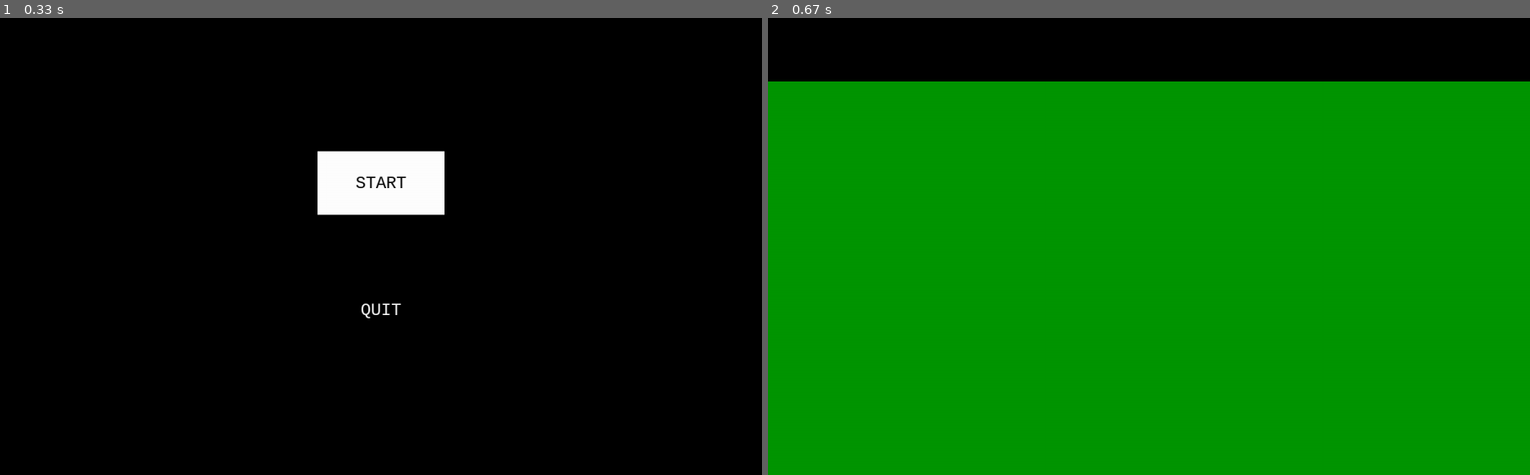
Above: before the commit, frames 1-2 (left to right).
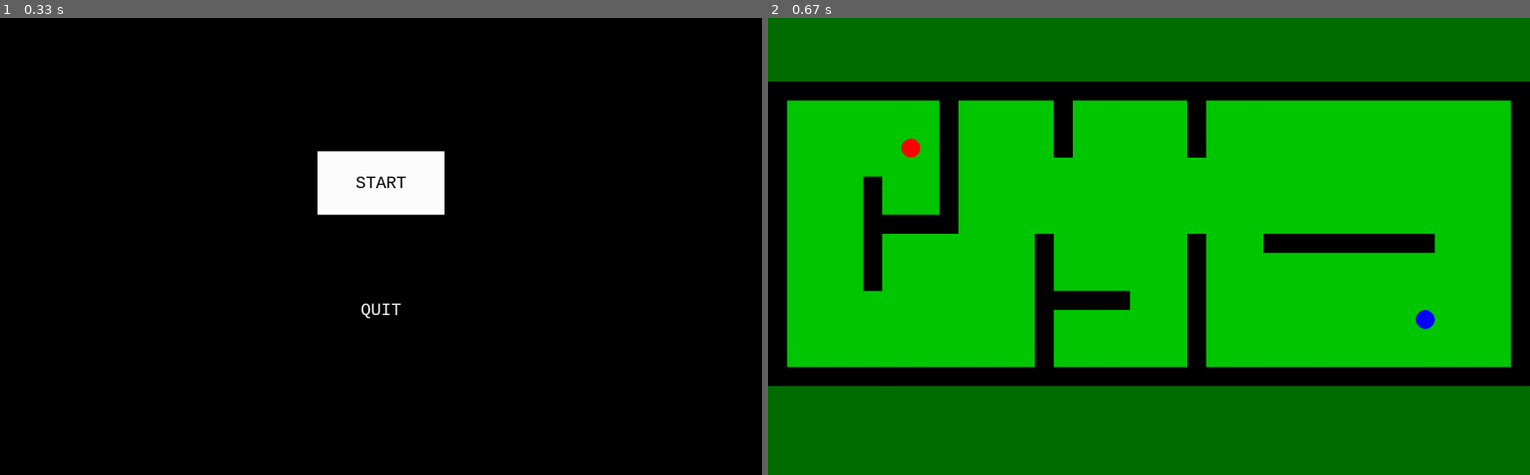
Above: after the commit, the same moments.

Repository: quantm0201/hero-io-pygame
Game: pygame game, started from main.py
Two runs of this game, one before a commit and one after it. Both use one fixed random seed, a clock stepped at 60 frames per second and the inputs below.
Inputs:
- Up to frame 1 (0.33 s): no input
- Up to frame 2 (0.67 s): tap Enter at 0.33 s

Frame 1 is identical in both runs. In frame 2, 100% of the frame differs, in the area x 0-100%, y 0-100%.

Commit message:
add Map, Hero

Diff:
--- a/Config.py
+++ b/Config.py
@@ -1,13 +1,38 @@
-WITDH = 1200
+# Resolution
+WIDTH = 1200
 HEIGHT = 720
 
+# Color
 RED = (255, 0, 0)
 BLUE = (0, 0, 255)
-GREEN = (0, 255, 0)
-DARK_GREEN = (0, 150, 0)
+GREEN = (0, 200, 0)
+DARK_GREEN = (0, 110, 0)
 WHITE = (255, 255, 255)
 BLACK = (0, 0, 0)
 
+# Game Command
 START_GAME = 0
 QUIT = 1
-PAUSE = 2
+
+# Map
+MAP_1 = [[1, 1, 1, 1, 1, 1, 1, 1, 1, 1, 1, 1, 1, 1, 1, 1, 1, 1, 1, 1, 1, 1, 1, 1, 1, 1, 1, 1, 1, 1, 1, 1, 1, 1, 1, 1, 1, 1, 1, 1],
+[1, 0, 0, 0, 0, 0, 0, 0, 0, 1, 0, 0, 0, 0, 0, 1, 0, 0, 0, 0, 0, 0, 1, 0, 0, 0, 0, 0, 0, 0, 0, 0, 0, 0, 0, 0, 0, 0, 0, 1],
+[1, 0, 0, 0, 0, 0, 0, 0, 0, 1, 0, 0, 0, 0, 0, 1, 0, 0, 0, 0, 0, 0, 1, 0, 0, 0, 0, 0, 0, 0, 0, 0, 0, 0, 0, 0, 0, 0, 0, 1],
+[1, 0, 0, 0, 0, 0, 0, 2, 0, 1, 0, 0, 0, 0, 0, 1, 0, 0, 0, 0, 0, 0, 1, 0, 0, 0, 0, 0, 0, 0, 0, 0, 0, 0, 0, 0, 0, 0, 0, 1],
+[1, 0, 0, 0, 0, 0, 0, 0, 0, 1, 0, 0, 0, 0, 0, 0, 0, 0, 0, 0, 0, 0, 0, 0, 0, 0, 0, 0, 0, 0, 0, 0, 0, 0, 0, 0, 0, 0, 0, 1],
+[1, 0, 0, 0, 0, 1, 0, 0, 0, 1, 0, 0, 0, 0, 0, 0, 0, 0, 0, 0, 0, 0, 0, 0, 0, 0, 0, 0, 0, 0, 0, 0, 0, 0, 0, 0, 0, 0, 0, 1],
+[1, 0, 0, 0, 0, 1, 0, 0, 0, 1, 0, 0, 0, 0, 0, 0, 0, 0, 0, 0, 0, 0, 0, 0, 0, 0, 0, 0, 0, 0, 0, 0, 0, 0, 0, 0, 0, 0, 0, 1],
+[1, 0, 0, 0, 0, 1, 1, 1, 1, 1, 0, 0, 0, 0, 0, 0, 0, 0, 0, 0, 0, 0, 0, 0, 0, 0, 0, 0, 0, 0, 0, 0, 0, 0, 0, 0, 0, 0, 0, 1],
+[1, 0, 0, 0, 0, 1, 0, 0, 0, 0, 0, 0, 0, 0, 1, 0, 0, 0, 0, 0, 0, 0, 1, 0, 0, 0, 1, 1, 1, 1, 1, 1, 1, 1, 1, 0, 0, 0, 0, 1],
+[1, 0, 0, 0, 0, 1, 0, 0, 0, 0, 0, 0, 0, 0, 1, 0, 0, 0, 0, 0, 0, 0, 1, 0, 0, 0, 0, 0, 0, 0, 0, 0, 0, 0, 0, 0, 0, 0, 0, 1],
+[1, 0, 0, 0, 0, 1, 0, 0, 0, 0, 0, 0, 0, 0, 1, 0, 0, 0, 0, 0, 0, 0, 1, 0, 0, 0, 0, 0, 0, 0, 0, 0, 0, 0, 0, 0, 0, 0, 0, 1],
+[1, 0, 0, 0, 0, 0, 0, 0, 0, 0, 0, 0, 0, 0, 1, 1, 1, 1, 1, 0, 0, 0, 1, 0, 0, 0, 0, 0, 0, 0, 0, 0, 0, 0, 0, 0, 0, 0, 0, 1],
+[1, 0, 0, 0, 0, 0, 0, 0, 0, 0, 0, 0, 0, 0, 1, 0, 0, 0, 0, 0, 0, 0, 1, 0, 0, 0, 0, 0, 0, 0, 0, 0, 0, 0, 3, 0, 0, 0, 0, 1],
+[1, 0, 0, 0, 0, 0, 0, 0, 0, 0, 0, 0, 0, 0, 1, 0, 0, 0, 0, 0, 0, 0, 1, 0, 0, 0, 0, 0, 0, 0, 0, 0, 0, 0, 0, 0, 0, 0, 0, 1],
+[1, 0, 0, 0, 0, 0, 0, 0, 0, 0, 0, 0, 0, 0, 1, 0, 0, 0, 0, 0, 0, 0, 1, 0, 0, 0, 0, 0, 0, 0, 0, 0, 0, 0, 0, 0, 0, 0, 0, 1],
+[1, 1, 1, 1, 1, 1, 1, 1, 1, 1, 1, 1, 1, 1, 1, 1, 1, 1, 1, 1, 1, 1, 1, 1, 1, 1, 1, 1, 1, 1, 1, 1, 1, 1, 1, 1, 1, 1, 1, 1]]
+
+BLOCK_SIZE = BLOCK_WIDTH = BLOCK_HEIGHT = 30
+
+# Hero
+HERO_SIZE = HERO_WIDTH = HERO_HEIGHT = 30
--- a/GameScene.py
+++ b/GameScene.py
@@ -2,14 +2,22 @@
 from pygame.locals import *
 import Config as cf
 from Component import *
+from Map import Map
+from Hero import Hero
 
 class GameScene:
     def __init__(self):
-        self.surface = pygame.Surface((cf.WITDH, cf.HEIGHT - 100), SRCALPHA)
+        self.surface = pygame.Surface((cf.WIDTH, cf.HEIGHT), SRCALPHA)
         self.surface.fill(cf.DARK_GREEN)
+        self.map = Map(1)
+        self.hero1 = Hero(0, self.map.getHeroInitPos(0))
+        self.hero2 = Hero(1, self.map.getHeroInitPos(1))
 
     def draw(self, surface):
-        surface.blit(self.surface, (0, 100))
+        surface.blit(self.surface, (0, 0))
+        self.map.draw(self.surface)
+        self.hero1.draw(self.map.surface)
+        self.hero2.draw(self.map.surface)
 
     def receiveKey(self, key):
         return None
--- /dev/null
+++ b/Hero.py
@@ -0,0 +1,20 @@
+import pygame, sys
+from pygame.locals import *
+import Config as cf
+from Component import *
+
+class Hero:
+    def __init__(self, id, initPos):
+        self.id = id
+        if self.id == 0:
+            self.color = cf.RED
+        else:
+            self.color = cf.BLUE
+        self.pos = initPos
+        self.surface = pygame.Surface((cf.HERO_WIDTH, cf.HERO_HEIGHT), SRCALPHA)
+        self.surface.fill((0, 0, 0, 0))
+        self.rect_center = (cf.HERO_WIDTH//2, cf.HERO_HEIGHT//2)
+        pygame.draw.circle(self.surface, self.color, self.rect_center, cf.HERO_SIZE//2)
+
+    def draw(self, surface):
+        surface.blit(self.surface, self.pos)
--- /dev/null
+++ b/Map.py
@@ -0,0 +1,35 @@
+import pygame, sys
+from pygame.locals import *
+import Config as cf
+from Component import *
+
+class Map:
+    def __init__(self, id):
+        self.id = id
+        self.surface = pygame.Surface((cf.BLOCK_SIZE*len(cf.MAP_1[0]), cf.BLOCK_SIZE*len(cf.MAP_1)), SRCALPHA)
+        self.surface.fill(cf.GREEN)
+        self.blocks = []
+        for i in range(len(cf.MAP_1)):
+            for j in range(len(cf.MAP_1[i])):
+                if cf.MAP_1[i][j] == 1:
+                    block = Block(self.surface, (cf.BLOCK_SIZE*j, cf.BLOCK_SIZE*i))
+                    self.blocks.append(block)
+
+    def draw(self, surface):
+        surface.blit(self.surface, (0, 100))
+
+    def getHeroInitPos(self, heroId):
+        for i in range(len(cf.MAP_1)):
+            for j in range(len(cf.MAP_1[i])):
+                if cf.MAP_1[i][j] == heroId + 2:
+                    return cf.BLOCK_SIZE*j, cf.BLOCK_SIZE*i
+
+
+class Block:
+    def __init__(self, parent, pos):
+        self.width = self.height = cf.BLOCK_SIZE
+        self.pos = pos
+        self.surface = pygame.Surface((self.width, self.height), SRCALPHA)
+        self.surface.fill(cf.BLACK)
+        self.rect = self.surface.get_rect()
+        parent.blit(self.surface, self.pos)
--- a/MenuScene.py
+++ b/MenuScene.py
@@ -5,17 +5,17 @@
 
 class MenuScene:
     def __init__(self):
-        self.surface = pygame.Surface((cf.WITDH, cf.HEIGHT), SRCALPHA)
+        self.surface = pygame.Surface((cf.WIDTH, cf.HEIGHT), SRCALPHA)
         self.surface.fill(cf.BLACK + (110,))
 
         self.btnStart = pygame.Surface((200, 100), SRCALPHA)
         self.btnStart_rect = self.btnStart.get_rect()
-        self.btnStart_rect.center = (cf.WITDH/2, cf.HEIGHT/2 - 100)
+        self.btnStart_rect.center = (cf.WIDTH/2, cf.HEIGHT/2 - 100)
         self.statTxt = Text(self.btnStart,"START", cf.WHITE, 30)
 
         self.btnQuit = pygame.Surface((200, 100), SRCALPHA)
         self.btnQuit_rect = self.btnQuit.get_rect()
-        self.btnQuit_rect.center = (cf.WITDH/2, cf.HEIGHT/2 + 100)
+        self.btnQuit_rect.center = (cf.WIDTH/2, cf.HEIGHT/2 + 100)
         self.quitTxt = Text(self.btnQuit, "QUIT", cf.WHITE, 30)
 
         self.select = cf.START_GAME
--- a/main.py
+++ b/main.py
@@ -6,7 +6,7 @@
 
 pygame.init()
 
-SCREEN = pygame.display.set_mode((1200, 720))
+SCREEN = pygame.display.set_mode((cf.WIDTH, cf.HEIGHT))
 
 pygame.display.set_caption("Hero.io")
 
